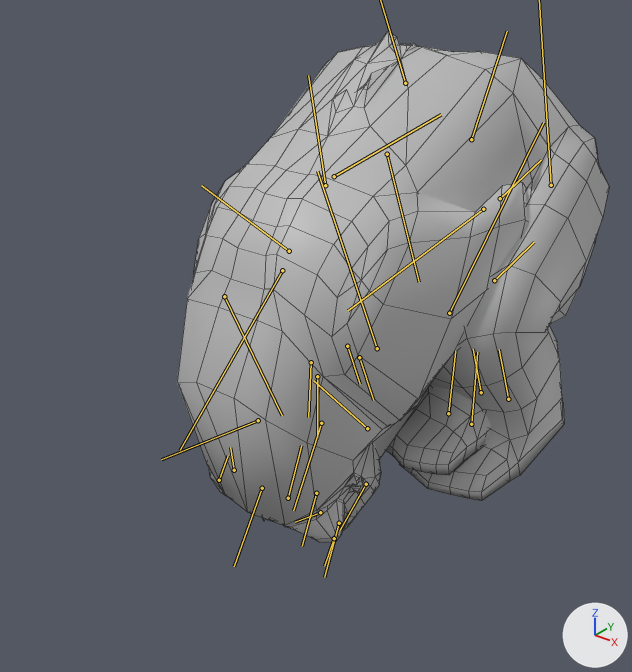
The FBX model Assets/Models/Player/Bear_Big.fbx: old version first, new version second.
Rendered twice from a 50 mm lens placed at (0.0355, -0.0433, 0.0437), pointed at (-0.0012, 0.0025, 0.0153). The lights are fixed; the arrows at lower right show +X, +Y and +Z. Both versions are drawn at frame 1488 of the action 'Take 001'; the numbers are the values there. The bones that bend it are drawn over the model as lines. Mesh edges are drawn as thin lines.

In view in the first picture: 'Bear_Big'.
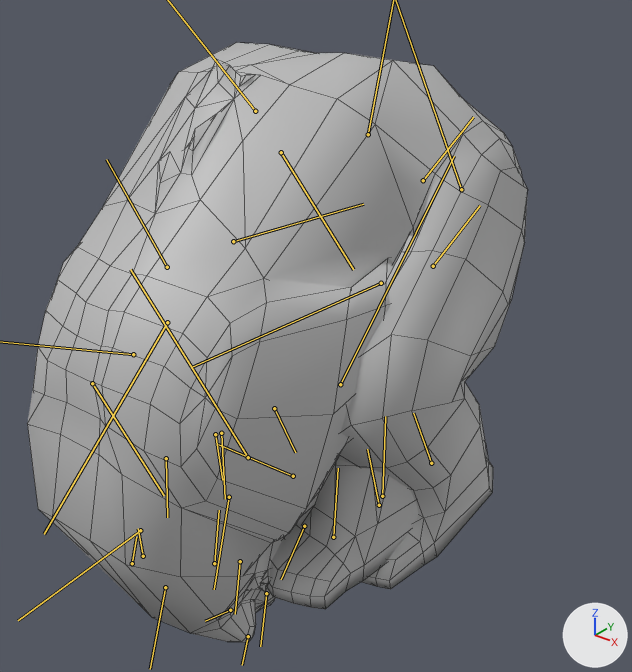
Commit message: Updated rolling animation

Where the change shows, as pixel boxes [x1, y1, x2, y2] in the pictures (632 x 672 px):
'Bear_Big', posed (16% wider, 17% taller): before [177, 31, 609, 542]; after [27, 42, 528, 642]
bone 'Arm_L1', root to tip: before (377, 348) to (317, 171); after (248, 457) to (130, 269)
bone 'Arm_L2', root to tip: before (483, 209) to (348, 310); after (381, 283) to (191, 367)
bone 'Arm_L4', root to tip: before (448, 413) to (455, 351); after (333, 537) to (338, 468)
bone 'Arm_R1', root to tip: before (224, 296) to (282, 415); after (92, 383) to (164, 495)
bone 'Arm_R2', root to tip: before (334, 176) to (441, 114); after (233, 241) to (363, 204)
bone 'Arm_R4', root to tip: before (311, 362) to (308, 417); after (166, 458) to (167, 517)
bone 'Foot_L2', root to tip: before (449, 313) to (543, 122); after (340, 384) to (454, 156)
bone 'Foot_R2', root to tip: before (282, 270) to (180, 450); after (167, 322) to (44, 534)

The change in detail:
Bone 'Spine' (bone_spine) moves from (-0.6, -0.81, 0.0) to (0.9, -0.57, 0.0).
Bone 'Spine' (bone_spine) turns from (0, 0, 27) to (0, 0, 14) degrees about its own x, y and z.
Bone 'Arm_L1' (bone_arm_l1) turns from (0, 0, 58) to (-3, 1, 45) degrees about its own x, y and z.
Bone 'Arm_L2' (bone_arm_l2) turns from (0, 0, 67) to (0, 0, 78) degrees about its own x, y and z.
Bone 'Arm_L4' (bone_arm_l4) moves from (-0.06, 0.24, 0.0) to (-0.02, 0.15, -0.01).
Bone 'Arm_L4' (bone_arm_l4) turns from (0, 0, 27) to (-3, 1, 17) degrees about its own x, y and z.
Bone 'Arm_R1' (bone_arm_r1) turns from (0, 0, 58) to (-6, 2, 44) degrees about its own x, y and z.
Bone 'Arm_R2' (bone_arm_r2) turns from (0, 0, 67) to (0, 0, 80) degrees about its own x, y and z.
Bone 'Arm_R4' (bone_arm_r4) moves from (0.06, -0.24, 0.0) to (0.02, -0.13, 0.01).
Bone 'Arm_R4' (bone_arm_r4) turns from (0, 0, 27) to (-6, 1, 15) degrees about its own x, y and z.
Bone 'Foot_L2' (bone_foot_l2) turns from (0, 0, 90) to (0, 0, 79) degrees about its own x, y and z.
Bone 'Foot_R2' (bone_foot_r2) turns from (0, 0, 86) to (0, 0, 74) degrees about its own x, y and z.
